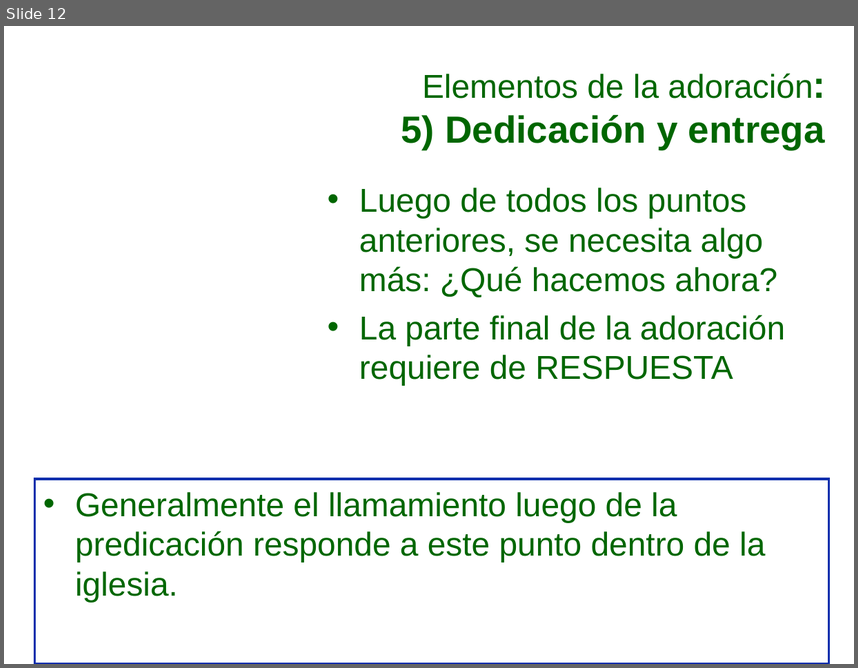
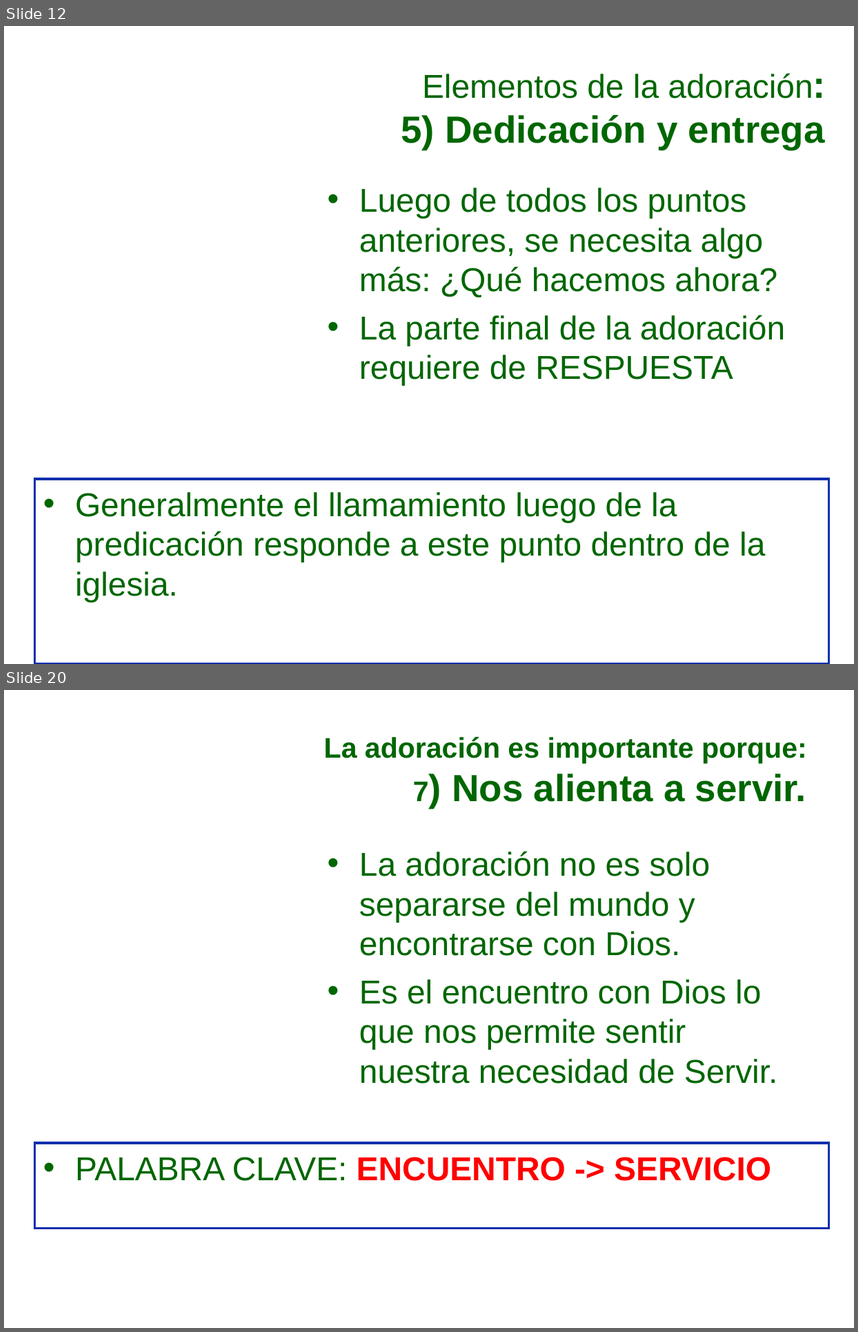
Before and after one commit to afols/iglesia, a slide deck: trunk/ iglesia --username adrianfols/Escuela Dominical/Iglecrecimiento/Mi_iglesia_puede_S4.ppt. Shown one above the other, each under a label of ours: slide 12 before the commit, slides 12 and 20 after it; the slides between them are not shown. The pictures are 858x668 and 858x1332 pixels, drawn with LibreOffice and Linux fonts; fonts in the diff are those of the drawing; background and template pictures are left out. Boxes give left, top, right and bottom in pixels: in the first picture for what was removed or moved away, otherwise in the second. Text is boxed around its words. In the diff, an @@ line names an element or a change of style, - is before the commit and + after.

```diff
--- a/trunk/ iglesia --username adrianfols/Escuela Dominical/Iglecrecimiento/Mi_iglesia_puede_S4.ppt
+++ b/trunk/ iglesia --username adrianfols/Escuela Dominical/Iglecrecimiento/Mi_iglesia_puede_S4.ppt
@@ slide 20 added at bbox=[4, 690, 854, 1328], background picture (left out) @@
@@ title added at bbox=[324, 737, 807, 802], 24 pt, text #006600, bold @@
+La adoración es importante porque:
+7) Nos alienta a servir.
@@ text added at bbox=[359, 851, 778, 1083], 28 pt, text #006600 @@
+• La adoración no es solo separarse del mundo y encontrarse con Dios.
+• Es el encuentro con Dios lo que nos permite sentir nuestra necesidad de Servir.
@@ rectangle added at bbox=[34, 1143, 829, 1228], fill #FFFFFF, outline #0E2FAD 2.01 pt, 28 pt, text #FF0000, bold @@
+• PALABRA CLAVE: ENCUENTRO -> SERVICIO
```
Also in this commit, not shown: 14 other slides added.
